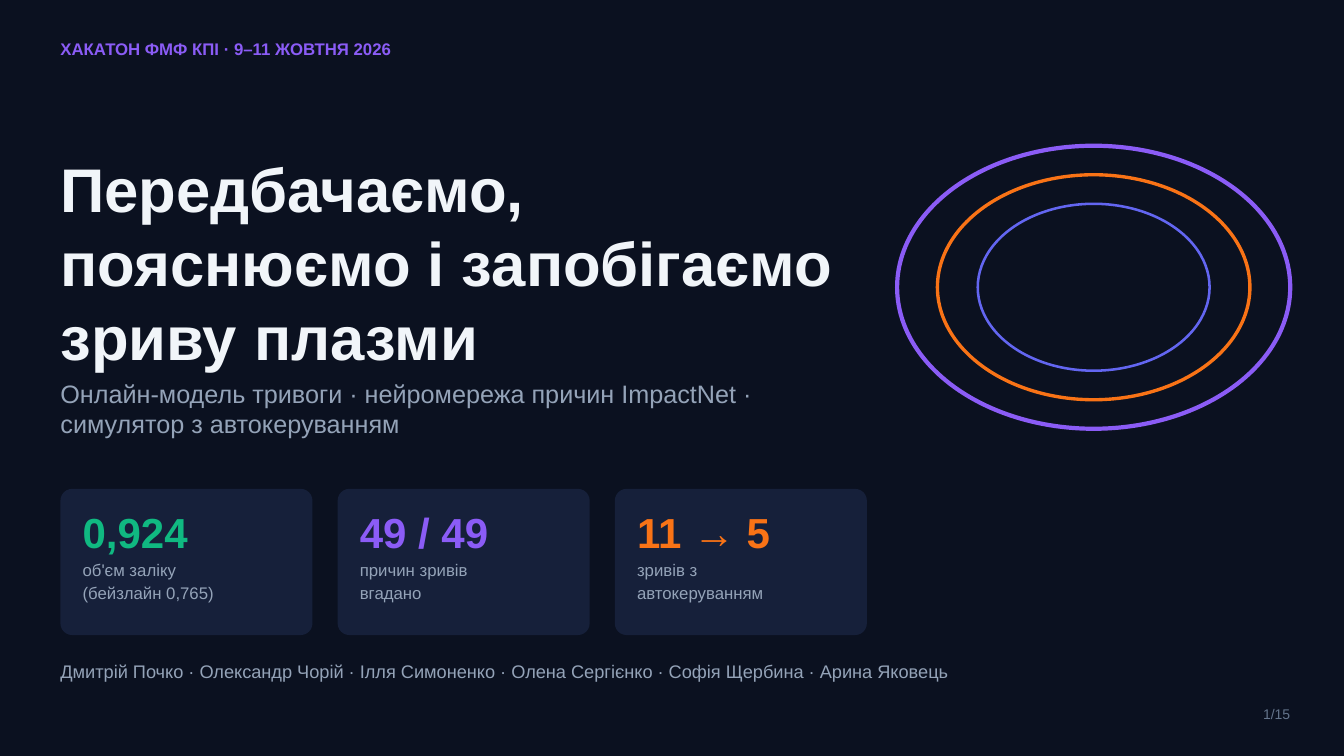
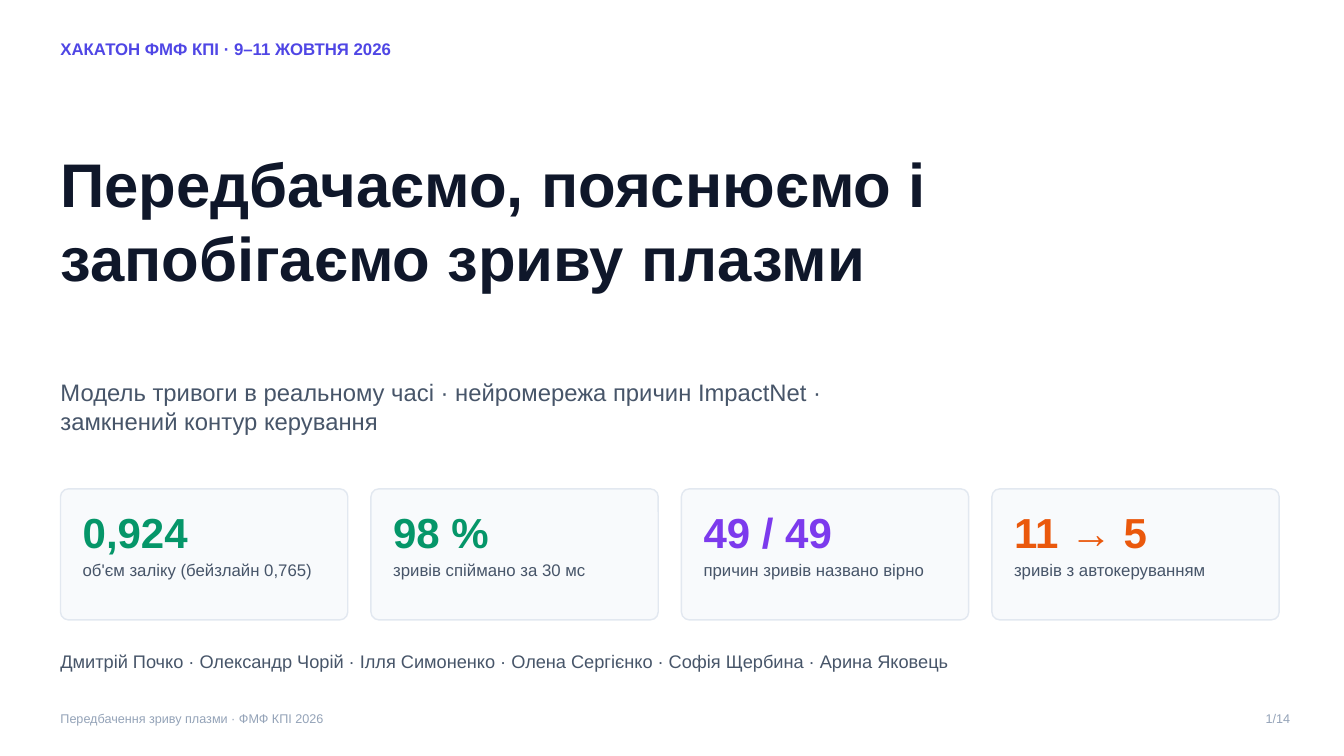
Before and after one commit to llllenah/plasma-disruption-prediction, a slide deck: slide 1 of docs/presentation.pptx. Drawn at 1344x756 pixels with LibreOffice and Linux fonts; fonts in the diff are those of the drawing. Boxes give left, top, right and bottom in pixels: in the first picture for what was removed or moved away, otherwise in the second. Text is boxed around its words. In the diff, an @@ line names an element or a change of style, - is before the commit and + after.

Commit message:
Presentation: white theme with real Test Run screenshots and figures from our runs

```diff
--- a/docs/presentation.pptx
+++ b/docs/presentation.pptx
@@ background #0B1120 to #FFFFFF @@
@@ text "ХАКАТОН ФМФ КПІ · 9–11 ..." at box(60, 43, 391, 55): text colour #8B5CF6 to #4F46E5 @@
@@ text "Передбачаємо, пояснюємо і запобігаємо зриву ..." at box(60, 162, 925, 293): text colour #F1F5F9 to #0F172A @@
@@ ellipse removed at box(897, 146, 1291, 430) @@
@@ ellipse removed at box(938, 174, 1250, 399) @@
@@ ellipse removed at box(978, 204, 1210, 371) @@
@@ text at box(60, 383, 807, 435): text changed; size 18 to 17 pt; text colour #94A3B8 to #475569 @@
-Онлайн-модель тривоги · нейромережа причин ImpactNet · симулятор з автокеруванням
+Модель тривоги в реальному часі · нейромережа причин ImpactNet · замкнений контур керування
@@ rounded rectangle added at box(60, 489, 348, 620), fill #F8FAFC, outline #E2E8F0 1 pt @@
@@ text "0,924" at box(83, 518, 312, 580): text colour #10B981 to #059669 in "0,924"; text colour #94A3B8 to #475569 in "об'єм заліку (бейзлайн 0,765)" @@
@@ rounded rectangle: place and size @@
-rounded rectangle at box(60, 489, 313, 635)
+rounded rectangle at box(371, 489, 658, 620)
@@ rounded rectangle: place and size @@
-rounded rectangle at box(338, 489, 590, 635)
+rounded rectangle at box(682, 489, 969, 620)
@@ text "49 / 49": place and size @@
-text "49 / 49" at box(360, 518, 488, 603)
+text "49 / 49" at box(704, 518, 924, 580)
@@ fill #16203A to #F8FAFC; outline none to #E2E8F0 1 pt; proportions changed in 3 elements at box(371, 489, 658, 620), box(682, 489, 969, 620), box(992, 489, 1279, 620) @@
@@ rounded rectangle: place and size @@
-rounded rectangle at box(615, 489, 867, 635)
+rounded rectangle at box(992, 489, 1279, 620)
@@ text "11 → 5": place and size @@
-text "11 → 5" at box(637, 519, 770, 603)
+text "11 → 5" at box(1014, 519, 1205, 580)
@@ text "11 → 5" at box(1014, 519, 1205, 580): text colour #F97316 to #EA580C in "11 → 5"; text colour #94A3B8 to #475569 in "зривів з автокеруванням" @@
@@ text added at box(393, 518, 585, 580), 12 pt, text #475569 @@
+98 %
+зривів спіймано за 30 мс
@@ text at box(704, 518, 832, 549): text colour #8B5CF6 to #7C3AED in "49 / 49" @@
@@ text at box(704, 564, 924, 580): text changed; text colour #94A3B8 to #475569 @@
-причин зривів
-вгадано
+причин зривів названо вірно
@@ text "Дмитрій Почко · Олександр Чорій ...": place and size @@
-text "Дмитрій Почко · Олександр Чорій ..." at box(60, 664, 948, 682)
+text "Дмитрій Почко · Олександр Чорій ..." at box(60, 654, 948, 672)
@@ text "Дмитрій Почко · Олександр Чорій ..." at box(60, 654, 948, 672): text colour #94A3B8 to #475569 @@
@@ text added at box(60, 714, 323, 726), 9 pt, text #94A3B8 @@
+Передбачення зриву плазми · ФМФ КПІ 2026
@@ text at box(1266, 714, 1291, 723): text changed; size 10 to 9 pt; text colour #64748B to #94A3B8 @@
-1/15
+1/14
```
Also in this commit, not shown: 6 other slides changed, 7 slides added, 8 slides removed, 8 other files.
